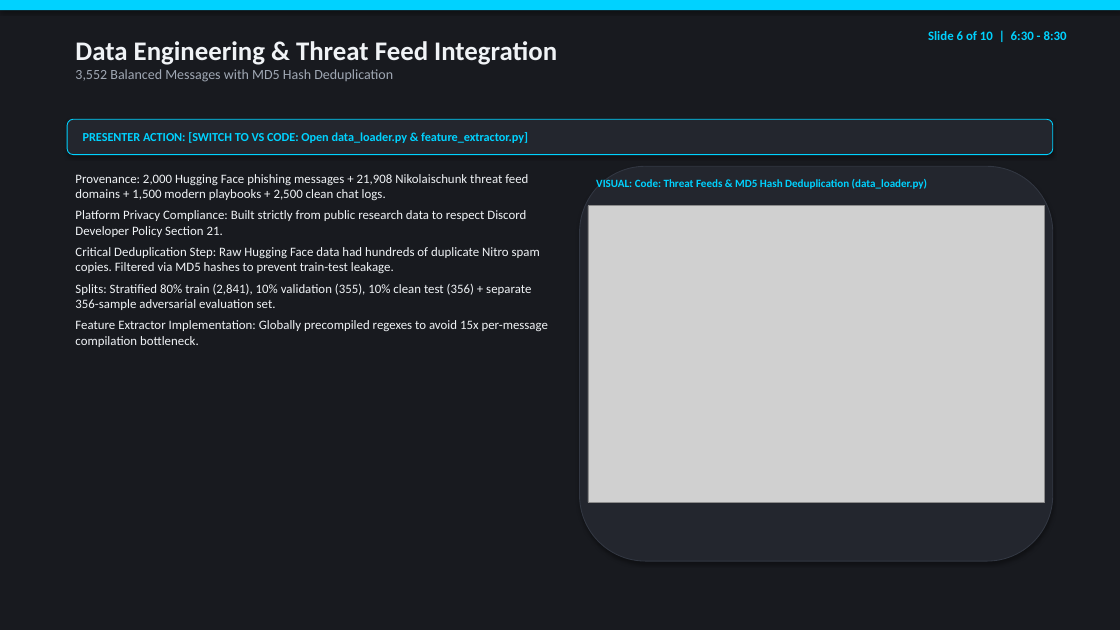
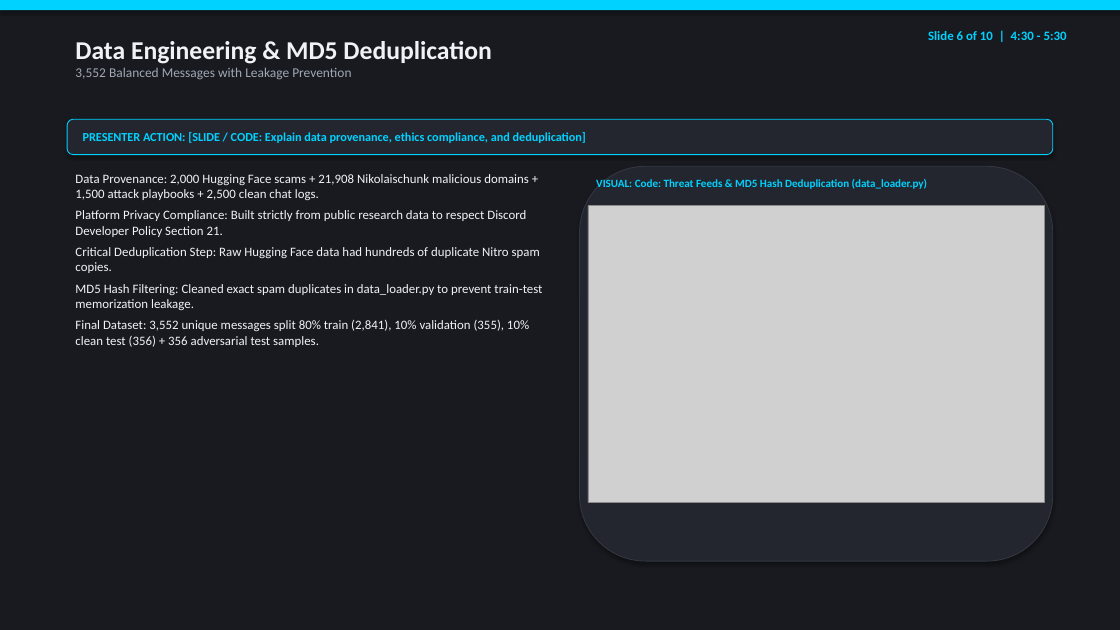
Before and after one commit to danvse/ML_DM_Discord_Phishing, a slide deck: slide 6 of docs/slides/DEMO_PRESENTATION_SLIDES.pptx. Drawn at 1120x630 pixels with LibreOffice and Linux fonts; fonts in the diff are those of the drawing; grey boxes stand for pictures. Boxes give left, top, right and bottom in pixels: in the first picture for what was removed or moved away, otherwise in the second. Text is boxed around its words. In the diff, an @@ line names an element or a change of style, - is before the commit and + after.

```diff
--- a/docs/slides/DEMO_PRESENTATION_SLIDES.pptx
+++ b/docs/slides/DEMO_PRESENTATION_SLIDES.pptx
@@ text at bbox=[75, 41, 491, 79]: text changed; size 12 to 11.5 pt @@
-Data Engineering & Threat Feed Integration
-3,552 Balanced Messages with MD5 Hash Deduplication
+Data Engineering & MD5 Deduplication
+3,552 Balanced Messages with Leakage Prevention
@@ text at bbox=[928, 31, 1067, 40]: text changed @@
-Slide 6 of 10 | 6:30 - 8:30
+Slide 6 of 10 | 4:30 - 5:30
@@ text in rounded rectangle at bbox=[83, 132, 586, 143]: text changed @@
-PRESENTER ACTION: [SWITCH TO VS CODE: Open data_loader.py & feature_extractor.py]
+PRESENTER ACTION: [SLIDE / CODE: Explain data provenance, ethics compliance, and deduplication]
@@ text at bbox=[75, 174, 529, 200]: text changed @@
-Provenance: 2,000 Hugging Face phishing messages + 21,908 Nikolaischunk threat feed domains + 1,500 modern playbooks + 2,500 clean chat logs.
+Data Provenance: 2,000 Hugging Face scams + 21,908 Nikolaischunk malicious domains + 1,500 attack playbooks + 2,500 clean chat logs.
@@ text at bbox=[75, 247, 542, 347]: text changed @@
-Critical Deduplication Step: Raw Hugging Face data had hundreds of duplicate Nitro spam copies. Filtered via MD5 hashes to prevent train-test leakage.
-Splits: Stratified 80% train (2,841), 10% validation (355), 10% clean test (356) + separate 356-sample adversarial evaluation set.
-Feature Extractor Implementation: Globally precompiled regexes to avoid 15x per-message compilation bottleneck.
+Critical Deduplication Step: Raw Hugging Face data had hundreds of duplicate Nitro spam copies.
+MD5 Hash Filtering: Cleaned exact spam duplicates in data_loader.py to prevent train-test memorization leakage.
+Final Dataset: 3,552 unique messages split 80% train (2,841), 10% validation (355), 10% clean test (356) + 356 adversarial test samples.
```
Also in this commit, not shown: 9 other slides changed, 2 other files.
